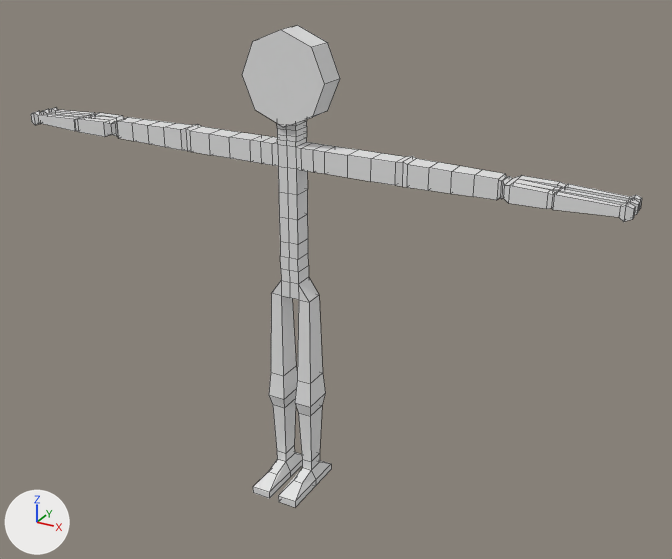
One commit to the Blender file Assets/Models/Joybob/joybob.blend: the scene before it, then after it.
Both versions are drawn from a 50 mm camera at (10.22, -16.63, 14.75) aimed at (0.87, 0.36, 6.25). Every picture has the same lights, and +X, +Y and +Z are marked at lower left. Mesh edges are drawn as thin lines.

The scene before the commit, as lines of its bpy script (objects in view):
```python
me_circle = bpy.data.meshes.new('Circle')
me_circle.from_pydata(...)  # an 8-sided cylinder along z spanning x -1.0..1.0, y -1.0..1.0, z 0.0..0.64
me_cube_001 = bpy.data.meshes.new('Cube.001')
me_cube_001.from_pydata(...)  # 236 vertices, 222 faces, 1 loose edge; spans x 0.0..31.9, y -5.0..2.6, z -35.0..5.2
ob_body = bpy.data.objects.new('Body', me_cube_001)
ob_body.location = (0.0, 0.0, 8.87)
ob_body.scale = (0.229, 0.229, 0.229)
_m = ob_body.modifiers.new('Mirror', 'MIRROR')
ob_head = bpy.data.objects.new('Head', me_circle)
ob_head.location = (0.0, 0.31, 10.82)
ob_head.rotation_euler = (1.571, 0.0, 0.0)  # degrees (90, 0, 0)
```
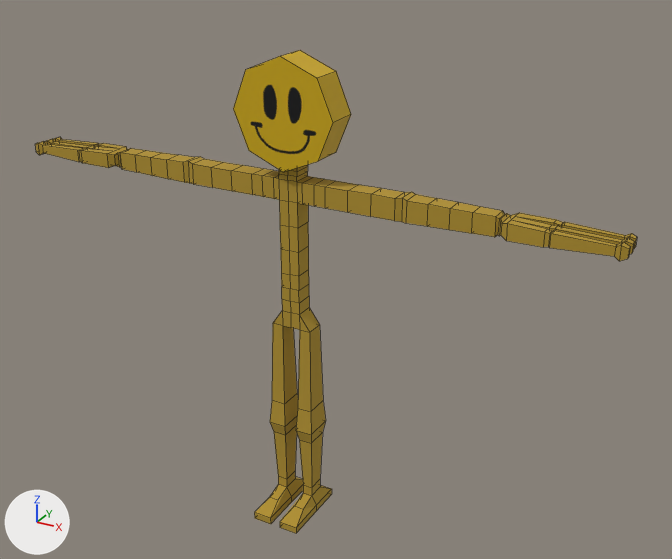
Where the newer file only moved an object's origin or applied its transform, the numbers keep the older frame.

Where the change shows, as pixel boxes (x1, y1, x2, y2) in the pictures (672 x 559 px):
'Body', recoloured, moved, rescaled (grey to yellow)
    before: (31, 107, 642, 508)
    after: (35, 137, 637, 533)
'Head', recoloured, mesh rescaled (20% wider, 19% taller)
    before: (242, 25, 340, 127)
    after: (233, 50, 351, 172)

Patch to the scene script:
```diff
--- a/Assets/Models/Joybob/joybob.blend.py
+++ b/Assets/Models/Joybob/joybob.blend.py
@@ img_joybob @@
+img_joybob = load_image('joybob', 'joybob.png', 1024, 1024, 'sRGB')
@@ mat_material @@
+mat_material = principled_material('Material')
+mat_material.base_color = (0.445, 0.287, 0.0296)  # yellow #b29230
+mat_material.roughness = 1.0
@@ mat_material_001 @@
+mat_material_001 = principled_material('Material.001')
+mat_material_001.texture = img_joybob
@@ me_circle @@
 me_circle.from_pydata(...)  # 16 vertices, 10 faces; spans x -1.0..1.0, y -1.0..1.0, z 0.0..0.64
 # used by ob_head; location = (0.0, 0.31, 10.82); rotation_euler = (1.571, 0.0, 0.0), in degrees (90, 0, 0)
+# me_circle part 1: the whole mesh is scaled about its middle by 1.22, then moved by (0.01, -0.74, 0.0)
+me_circle.materials.append(mat_material_001)  # picture img_joybob
@@ me_cube_001 @@
 me_cube_001.from_pydata(...)  # 236 vertices, 222 faces, 1 loose edge; spans x 0.0..31.9, y -5.0..2.6, z -35.0..5.2
 # used by ob_body; location = (0.0, 0.0, 8.87); scale = (0.229, 0.229, 0.229)
+# me_cube_001 part 2: the whole mesh is scaled about its middle by 0.229, then moved by (-12.3, 0.9, 19.6)
+me_cube_001.materials.append(mat_material)  # yellow #b29230
@@ ob_body @@
 ob_body = bpy.data.objects.new('Body', me_cube_001)
-ob_body.location = (0.0, 0.0, 8.87)
-ob_body.scale = (0.229, 0.229, 0.229)
+ob_body.location = (0.01, 0.0, 0.0)
 _m = ob_body.modifiers.new('Mirror', 'MIRROR')
```
